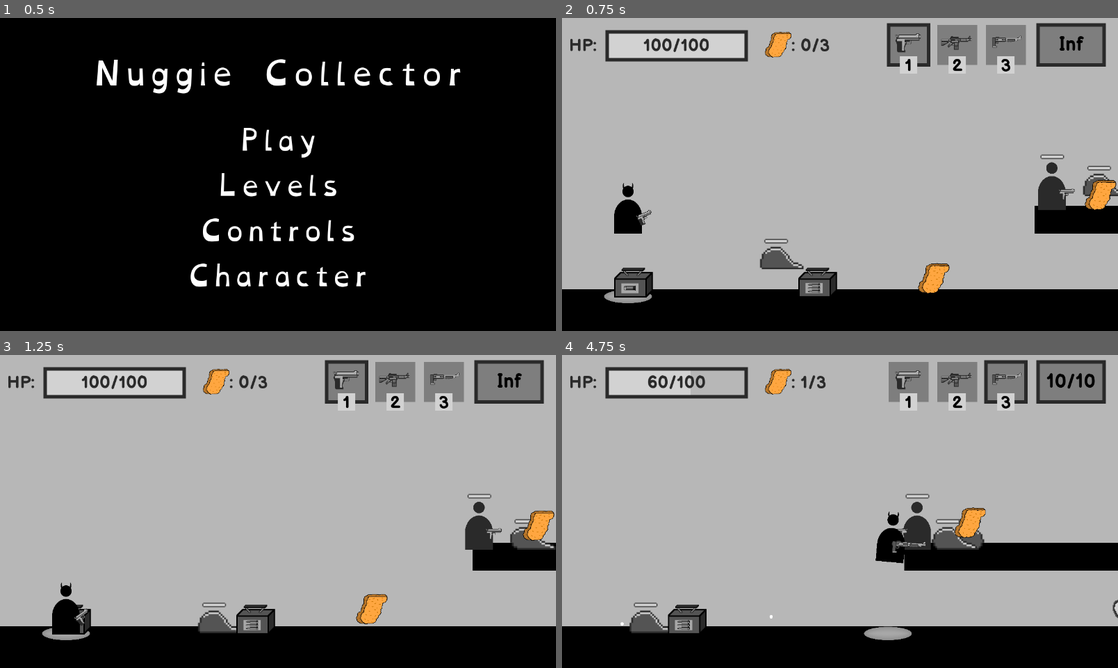
Above: before the commit, frames 1-4 (two rows, left to right).
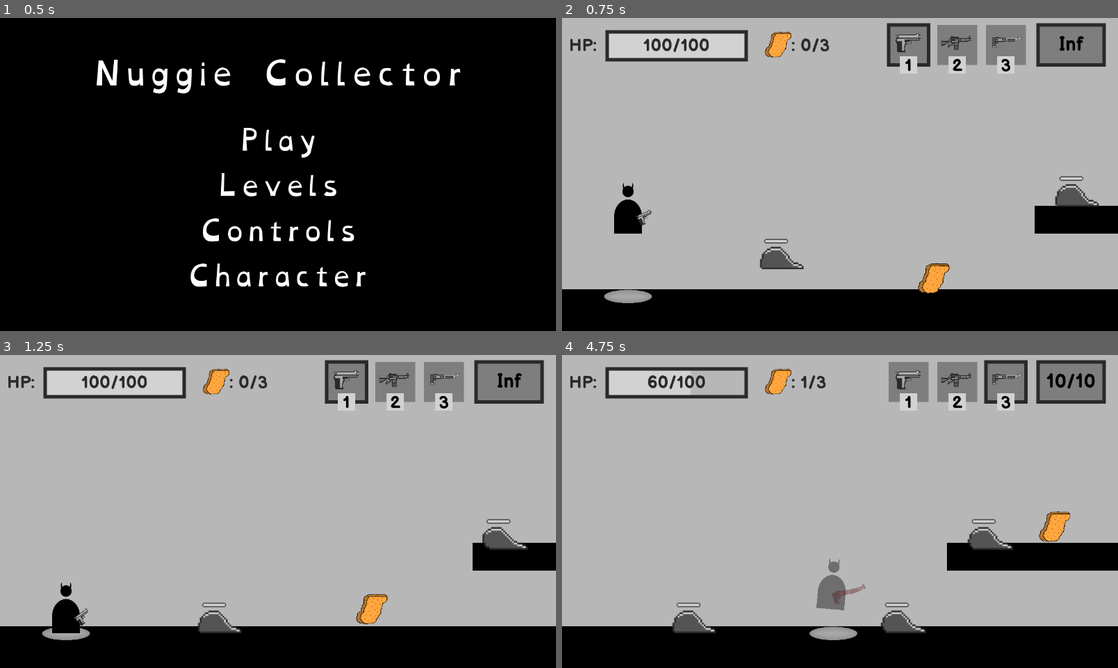
Above: after the commit, the same moments.

Repository: BesterCoder/nuggie-collector
Game: Godot game, scene res://menus/main/MainMenu.tscn
Same seed, same stepped clock (60 frames per second), same inputs: the game is played once before the commit and once after it.
Inputs (mouse positions are in pixels of both pictures, inside the frame that each line leads up to):
- Up to frame 1 (0.5 s): no input
- Up to frame 2 (0.75 s): click "Play" at 0.5 s
- Up to frame 3 (1.25 s): no input
- Up to frame 4 (4.75 s): move the mouse to (962, 495) at 1.27 s; hold E (interact) 1.28-2.03 s; hold D (move_right) 1.28-2.78 s; tap W (jump) at 1.52, 2.27, 3.77, 4.52 s; move the mouse to (728, 527) at 2.02 s; click (728, 527) at 2.1 s; move the mouse to (895, 442) at 2.77 s; hold A (move_left) 2.78-3.53 s; tap 1 (select_pistol) at 2.85 s; move the mouse to (812, 574) at 3.52 s; hold D (move_right) from 3.53 s (still down); tap 2 (select_rifle) at 3.6 s; move the mouse to (1006, 558) at 4.27 s; tap 3 (select_shotgun) at 4.35 s

Frame 1 is identical in both runs. In frame 2, 2.5% of the frame differs, in the area x 9-100%, y 43-90%; in frame 3, 2.2%; in frame 4, 5.7%, in the area x 10-100%, y 44-92%.

Commit message:
Cleaned clutter from the levels 1 and 2

Diff:
--- a/levels/level_001.tscn
+++ b/levels/level_001.tscn
@@ -50,10 +50,10 @@
 [node name="Enemies" type="Node2D" parent="."]
 
 [node name="EnemySlime" parent="Enemies" instance=ExtResource( 5 )]
-position = Vector2( 1256, 184 )
+position = Vector2( 1392, 200 )
 
 [node name="EnemySlime2" parent="Enemies" instance=ExtResource( 5 )]
-position = Vector2( 1408, 176 )
+position = Vector2( 1192, 208 )
 detects_cliffs = false
 drop_type = 3
 
@@ -74,14 +74,6 @@
 position = Vector2( 4688, 352 )
 detects_cliffs = false
 movement_range = 200
-
-[node name="EnemyShooter" parent="Enemies" instance=ExtResource( 9 )]
-position = Vector2( 1136, 184 )
-scale = Vector2( 0.25, 0.25 )
-damage_amount = 10
-explode = true
-drop_type = 2
-shoot_radius = 2500.0
 
 [node name="EnemyShooter2" parent="Enemies" instance=ExtResource( 9 )]
 position = Vector2( 3840, 48 )
@@ -109,7 +101,7 @@
 position = Vector2( 856, 408 )
 
 [node name="Nuggie2" parent="Nuggies" instance=ExtResource( 6 )]
-position = Vector2( 1240, 216 )
+position = Vector2( 1336, 160 )
 
 [node name="Nuggie3" parent="Nuggies" instance=ExtResource( 6 )]
 position = Vector2( 7248, 376 )
@@ -117,10 +109,10 @@
 [node name="Ammo" type="Node2D" parent="."]
 
 [node name="Ammo" parent="Ammo" instance=ExtResource( 8 )]
-position = Vector2( 168, 424 )
+position = Vector2( 5096, 384 )
 
 [node name="Ammo2" parent="Ammo" instance=ExtResource( 8 )]
-position = Vector2( 592, 424 )
+position = Vector2( 5360, 384 )
 ammo_type = 1
 
 [node name="HpHeart" type="Node2D" parent="."]
--- a/levels/level_002.tscn
+++ b/levels/level_002.tscn
@@ -7,7 +7,6 @@
 [ext_resource path="res://characters/enemies/slime/EnemySlime.tscn" type="PackedScene" id=5]
 [ext_resource path="res://items/nuggie/Nuggie.tscn" type="PackedScene" id=6]
 [ext_resource path="res://characters/player/PlayerHUD.tscn" type="PackedScene" id=7]
-[ext_resource path="res://items/ammo/Ammo.tscn" type="PackedScene" id=8]
 [ext_resource path="res://characters/enemies/shooter/EnemyShooter.tscn" type="PackedScene" id=9]
 [ext_resource path="res://items/health/Health.tscn" type="PackedScene" id=10]
 [ext_resource path="res://menus/character/PausePlayer.tscn" type="PackedScene" id=11]
@@ -119,13 +118,6 @@
 
 [node name="Ammo" type="Node2D" parent="."]
 
-[node name="Ammo" parent="Ammo" instance=ExtResource( 8 )]
-position = Vector2( 168, 424 )
-
-[node name="Ammo2" parent="Ammo" instance=ExtResource( 8 )]
-position = Vector2( 592, 424 )
-ammo_type = 1
-
 [node name="HpHeart" type="Node2D" parent="."]
 
 [node name="HpHeart" parent="HpHeart" instance=ExtResource( 10 )]
Not shown: 1 places in levels/level_002.tscn that only renumber resources
